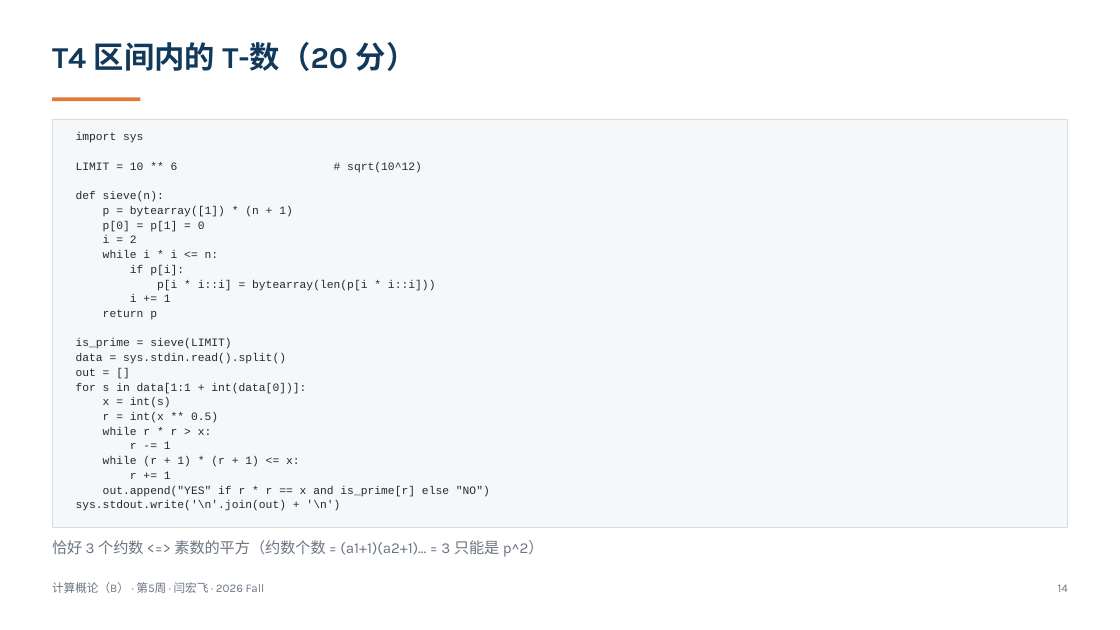
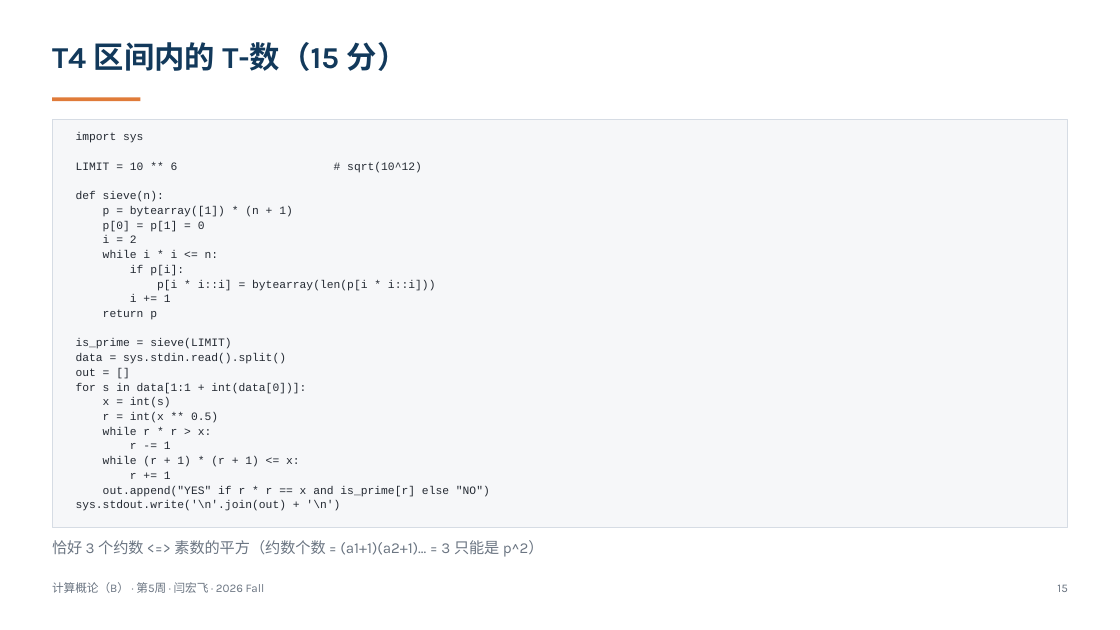
Before and after one commit to GMyhf/2026fall-cs101, a slide deck: slide 15 of courseware/202609_ADS_W05_October_Exam_Review.pptx (slide 14 before the commit). Drawn at 1120x630 pixels with LibreOffice and Linux fonts; fonts in the diff are those of the drawing. Boxes give left, top, right and bottom in pixels: in the first picture for what was removed or moved away, otherwise in the second. Text is boxed around its words. In the diff, an @@ line names an element or a change of style, - is before the commit and + after.

```diff
--- a/courseware/202609_ADS_W05_October_Exam_Review.pptx
+++ b/courseware/202609_ADS_W05_October_Exam_Review.pptx
@@ text at (52,42,408,71): text changed @@
-T4 区间内的 T-数（20 分）
+T4 区间内的 T-数（15 分）
@@ text at (1057,584,1067,592): text changed @@
-14
+15
```
Also in this commit, not shown: 17 other slides changed, 4 slides added, 32 other files.
